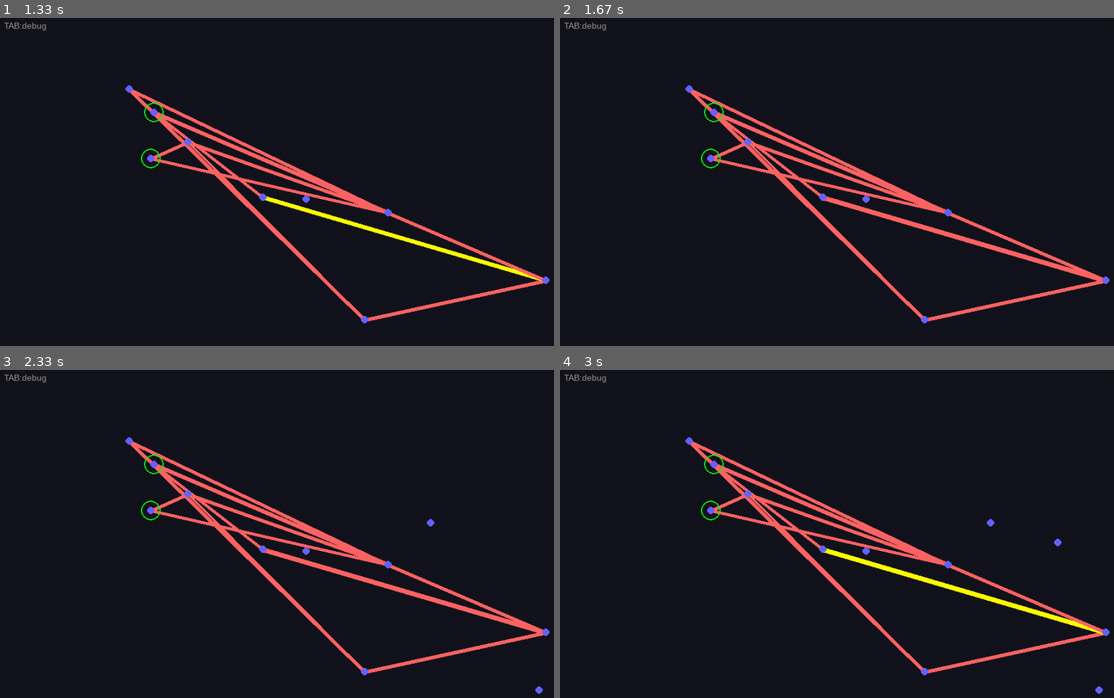
Above: before the commit, frames 1-4 (two rows, left to right).
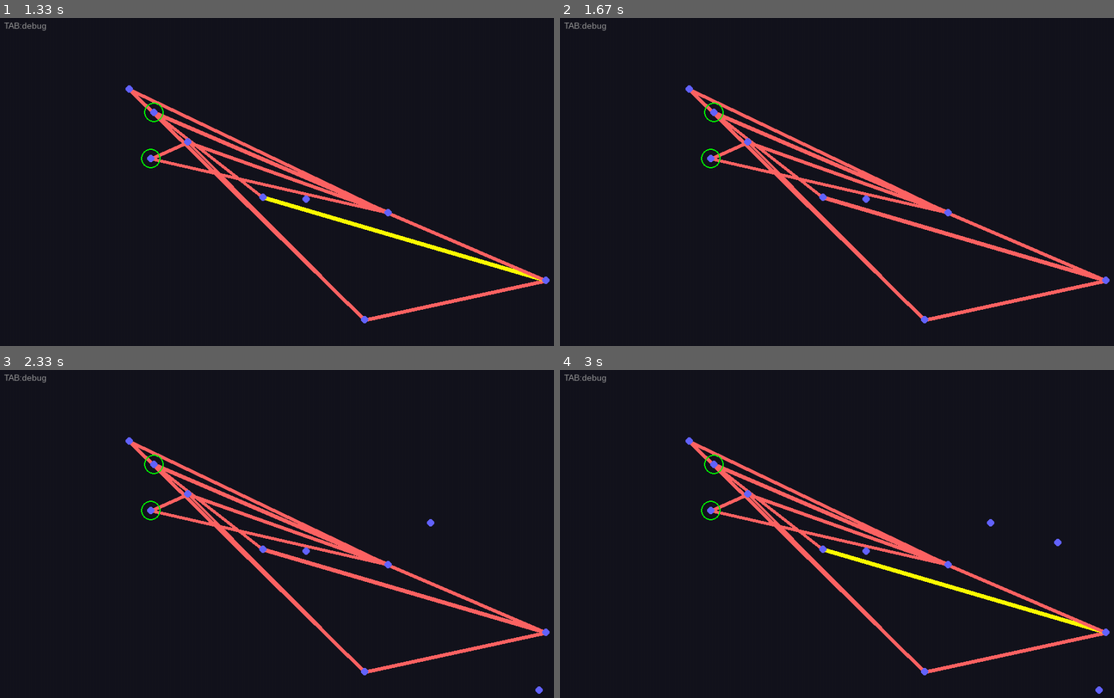
Above: after the commit, the same moments.

Repository: DanMaker01/praticas_mat_aplicada
Game: pygame game, started from interativo/p1_interativo.py
Same seed, same stepped clock (60 frames per second), same inputs: the game is played once before the commit and once after it.
Inputs (mouse positions are in pixels of both pictures, inside the frame that each line leads up to):
- Up to frame 1 (1.33 s): click (304, 198) at 0.38 s; tap T at 0.67 s; click (376, 231) at 1.05 s
- Up to frame 2 (1.67 s): hold F from 1.33 s (still down); click (720, 126) at 1.42 s
- Up to frame 3 (2.33 s): release F at 1.8 s; click (537, 691) at 1.88 s; click (432, 520) at 2.22 s
- Up to frame 4 (3 s): click (1058, 540) at 2.55 s; click (1080, 622) at 2.88 s

Frame 1 is identical in both runs. In frame 2, 0.2% of the frame differs, in the area x 47-98%, y 55-81%; in frame 3, 0.2%; in frame 4, 0.2%, in the area x 47-99%, y 55-81%.

Commit message:
organizando

Diff:
--- a/p1_interativo.py
+++ b/interativo/p1_interativo.py
@@ -491,9 +491,9 @@
             # arestas
             elif selected_edge is not None:
                 if event.key == pygame.K_r:
-                    R[selected_edge] += 0.5
+                    R[selected_edge] += 0.1
                 elif event.key == pygame.K_f:
-                    R[selected_edge] = max(0.1, R[selected_edge] - 0.5)
+                    R[selected_edge] = max(0.01, R[selected_edge] - 0.1)
                 elif event.key == pygame.K_DELETE:
                     remove_edge(selected_edge)
                     selected_edge = None
Not shown, changed: README.md
Renamed: p2_interativo.py -> interativo/p2_interativo.py
Not shown, added: trab/praticas_2026.pdf
Not shown, added: trab/praticas_2026.tex
